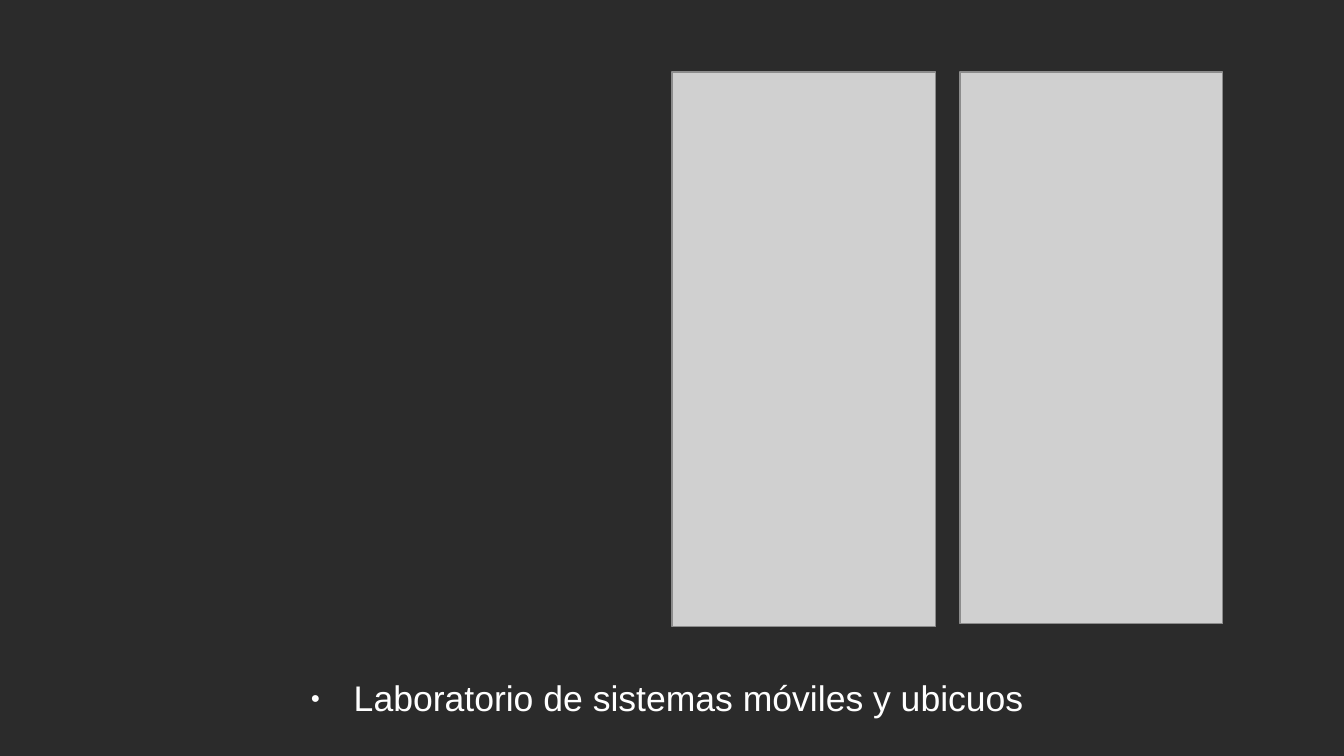
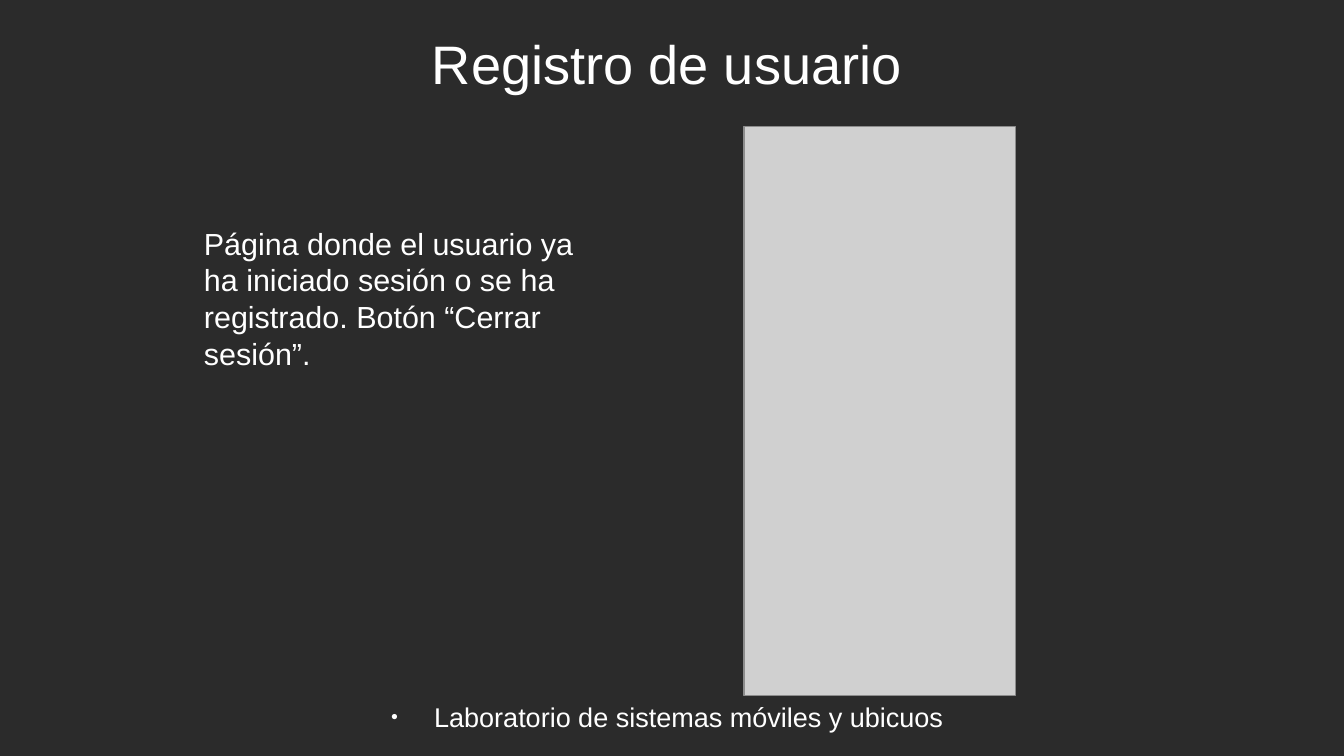
Before and after one commit to rubenmr13/PracticaFinal-LSMU, a slide deck: slide 12 of ProyectoFinal.odp (slide 10 before the commit). Drawn at 1344x756 pixels with LibreOffice and Linux fonts; fonts in the diff are those of the drawing; grey boxes stand for pictures; background and template pictures are left out; a plain dark background stands for a picture behind light text. Boxes give left, top, right and bottom in pixels: in the first picture for what was removed or moved away, otherwise in the second. Text is boxed around its words. In the diff, an @@ line names an element or a change of style, - is before the commit and + after.

```diff
--- a/ProyectoFinal.odp
+++ b/ProyectoFinal.odp
@@ title added at (432,44,902,94), 32 pt, text #FFFFFF @@
+Registro de usuario
@@ picture removed at (960,72,1223,624) @@
@@ picture: place and size @@
-picture at (672,72,937,627)
+picture at (744,127,1016,696)
@@ text added at (204,232,573,366), 18 pt, text #FFFFFF @@
+Página donde el usuario ya ha iniciado sesión o se ha registrado. Botón “Cerrar sesión”.
@@ text "Laboratorio de sistemas móviles y ...": place and size @@
-text "Laboratorio de sistemas móviles y ..." at (354,685,1024,719)
+text "Laboratorio de sistemas móviles y ..." at (434,707,943,732)
@@ text "Laboratorio de sistemas móviles y ..." at (434,707,943,732): size 21 to 16 pt @@
```
Also in this commit, not shown: 10 other slides changed, 9 slides added, 1 slide removed.
